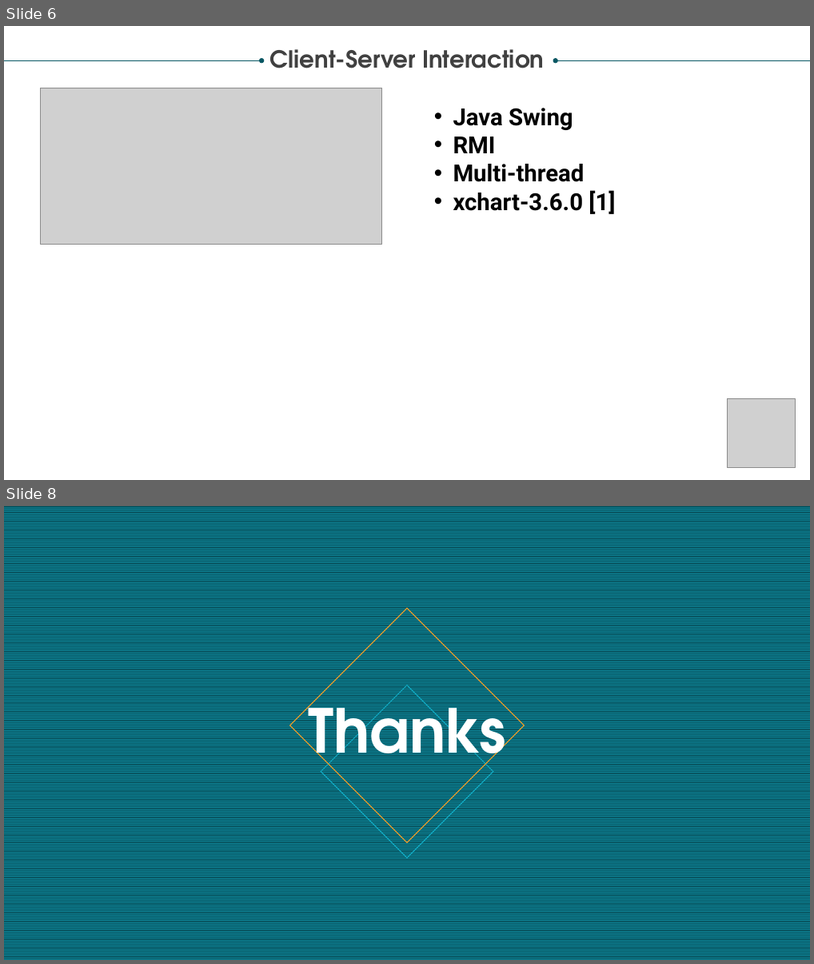
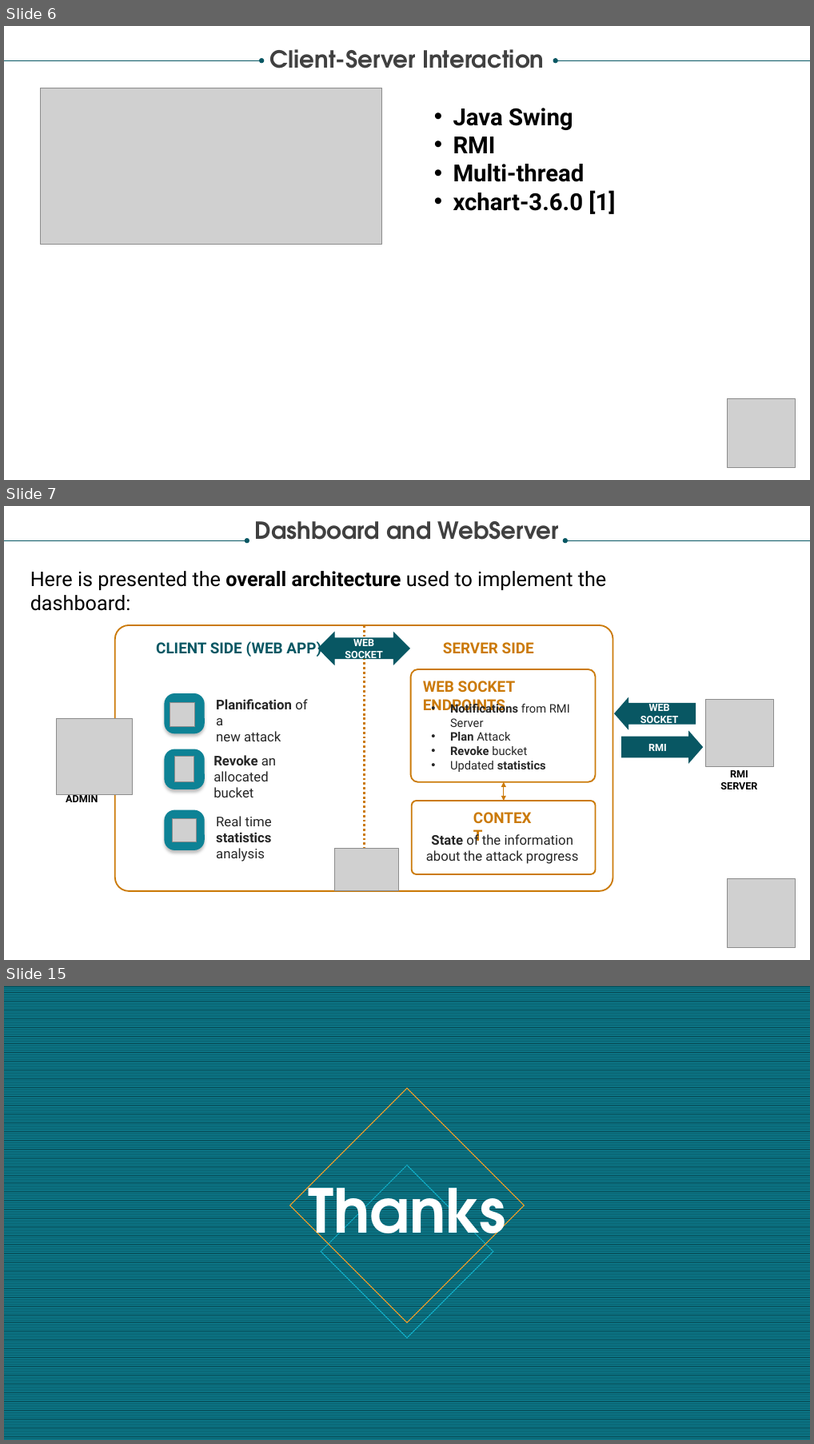
Before and after one commit to PippoGit/DistributedHashBreaker, a slide deck: Distributed Hash-breaker.pptx. Shown one above the other, each under a label of ours: slides 6 and 8 before the commit, slides 6, 7 and 15 after it; the slides between them are not shown. The pictures are 814x964 and 814x1444 pixels, drawn with LibreOffice and Linux fonts; fonts in the diff are those of the drawing; grey boxes stand for pictures. Boxes give left, top, right and bottom in pixels: in the first picture for what was removed or moved away, otherwise in the second. Text is boxed around its words. In the diff, an @@ line names an element or a change of style, - is before the commit and + after.

Commit message:
more slides

```diff
--- a/Distributed Hash-breaker.pptx
+++ b/Distributed Hash-breaker.pptx
@@ slide 7 added at <box>4,506,810,960</box>, background #FFFFFF @@
@@ text added at <box>255,521,559,540</box>, 28 pt, text #404040, bold @@
+Dashboard and WebServer
@@ arrow added from (4, 540) to (247, 540), #085764 0.5 pt @@
@@ arrow added from (810, 540) to (566, 540), #085764 0.5 pt @@
@@ text added at <box>30,571,606,590</box>, 24 pt, text #000000 @@
+Here is presented the overall architecture used to implement the dashboard:
@@ rounded rectangle added at <box>115,625,614,891</box>, outline #CB7A09 1.75 pt @@
@@ line added from (364, 625) to (364, 891), #CB7A09 2.75 pt dashed @@
@@ group added at <box>156,641,322,861</box>: 4 texts, 3 rounded rectangles, 3 pictures @@
+Planification of a
+new attack
+Revoke an allocated
+bucket
+Real time statistics
+analysis
+CLIENT SIDE (WEB APP)
@@ left right arrow added at <box>318,632,410,664</box>, fill #085764, outline #085764 1 pt, 12 pt, text #FFFFFF, bold @@
+WEB SOCKET
@@ text added at <box>443,642,534,653</box>, 18 pt, text #CB7A09, bold @@
+SERVER SIDE
@@ rounded rectangle added at <box>411,669,596,782</box>, outline #CB7A09 1.75 pt @@
@@ text added at <box>423,680,515,712</box>, 18 pt, text #CB7A09, bold @@
+WEB SOCKET ENDPOINTS
@@ picture added at <box>57,718,133,795</box> @@
@@ text added at <box>450,701,570,772</box>, 14 pt, text #262626, bold @@
+• Notifications from RMI Server
+• Plan Attack
+• Revoke bucket
+• Updated statistics
@@ right arrow added at <box>615,698,695,729</box>, fill #085764, outline #085764 1 pt, 12 pt, text #FFFFFF, bold @@
+WEB SOCKET
@@ picture added at <box>706,699,774,767</box> @@
@@ right arrow added at <box>622,732,702,763</box>, fill #085764, outline #085764 1 pt, 12 pt, text #FFFFFF, bold @@
+RMI
@@ double arrow added from (504, 782) to (504, 800), #CB7A09 1.25 pt @@
@@ text added at <box>721,770,758,789</box>, 12 pt, text #000000, bold @@
+RMI SERVER
@@ text added at <box>66,794,98,805</box>, 12 pt, text #000000, bold @@
+ADMIN
@@ rounded rectangle added at <box>412,800,596,875</box>, outline #CB7A09 1.75 pt @@
@@ text added at <box>468,805,539,829</box>, 18 pt, text #CB7A09, bold @@
+CONTEXT
@@ text added at <box>426,832,579,864</box>, 16 pt, text #262626 @@
+State of the information about the attack progress
@@ picture added at <box>335,848,399,890</box> @@
@@ picture added at <box>727,878,795,947</box> @@
@@ what was slide 8 is now slide 15 @@
```
Also in this commit, not shown: 1 slide changed, 7 other slides added, 1 slide removed, 1 other file.
